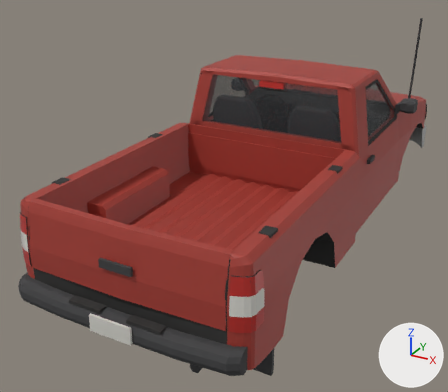
The glTF model assets/models/ranger.glb as it was, and as the next commit left it.
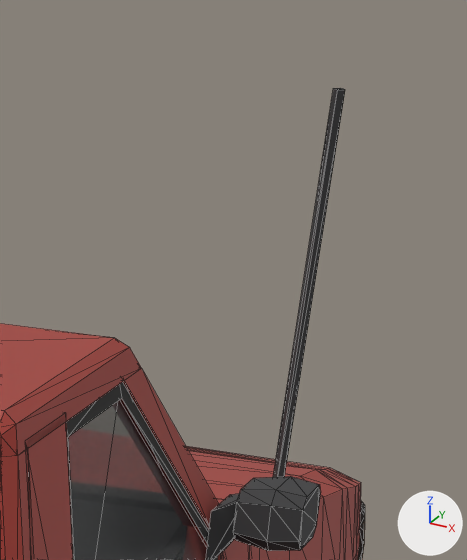
Old and new are each drawn whole from a camera (50 mm lens) standing at (2.05, -4.98, 2.72) and looking at (-0.31, -0.7, 0.58) and again close up on the part from 79% to 100% of the width and 0% to 29% of the height. The lights are fixed; the arrows at lower right show +X, +Y and +Z. The last two pictures show the newer version. The close-ups show mesh edges as thin lines. Where no turn or scale is listed for an object, it has been applied to the vertices. Vertices at exactly the same position are counted once.

Objects in the first close-up: 'Ranger', 'RangerGlassPanes'.
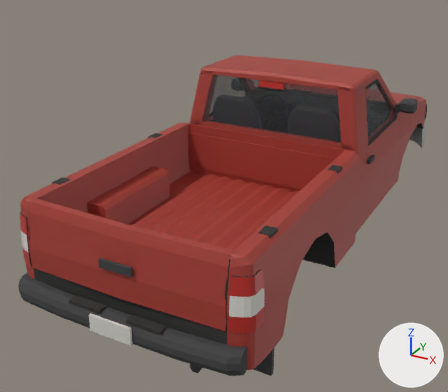
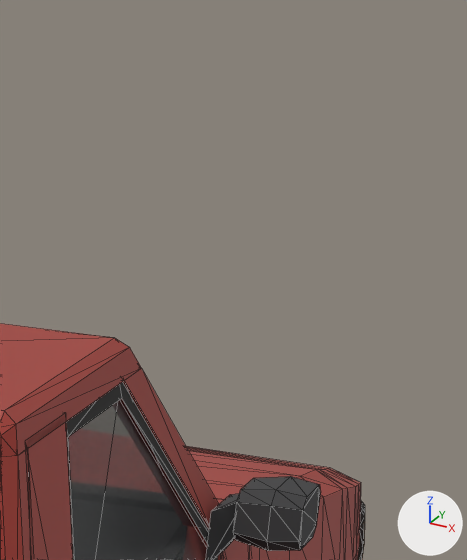
Pixel boxes [x1, y1, x2, y2] of what changed, in the close-ups (467 x 560 px):
'Ranger', reshaped
    before: [0, 88, 365, 560]
    after: [0, 323, 365, 560]
part 1 of me_ranger, deleted
    before: [273, 88, 345, 477]

The change, as a diff of the scene's bpy script:
```diff
--- a/assets/models/ranger.glb.py
+++ b/assets/models/ranger.glb.py
@@ me_ranger @@
 # used by ob_ranger; location = (0.0, 0.0, 0.0)
-me_ranger.from_pydata(...)  # 2154 vertices, 3878 faces; spans x -0.93..0.93, y -2.65..2.05, z 0.15..1.93
+me_ranger.from_pydata(...)  # 2146 vertices, 3866 faces; spans x -0.93..0.93, y -2.65..2.05, z 0.15..1.62
+# me_ranger part 1: the loose piece of 8 vertices spanning x 0.77..0.82, y 0.99..1.03, z 1.12..1.93 is deleted
 me_ranger.materials.append(mat_rangerinterior)
```
